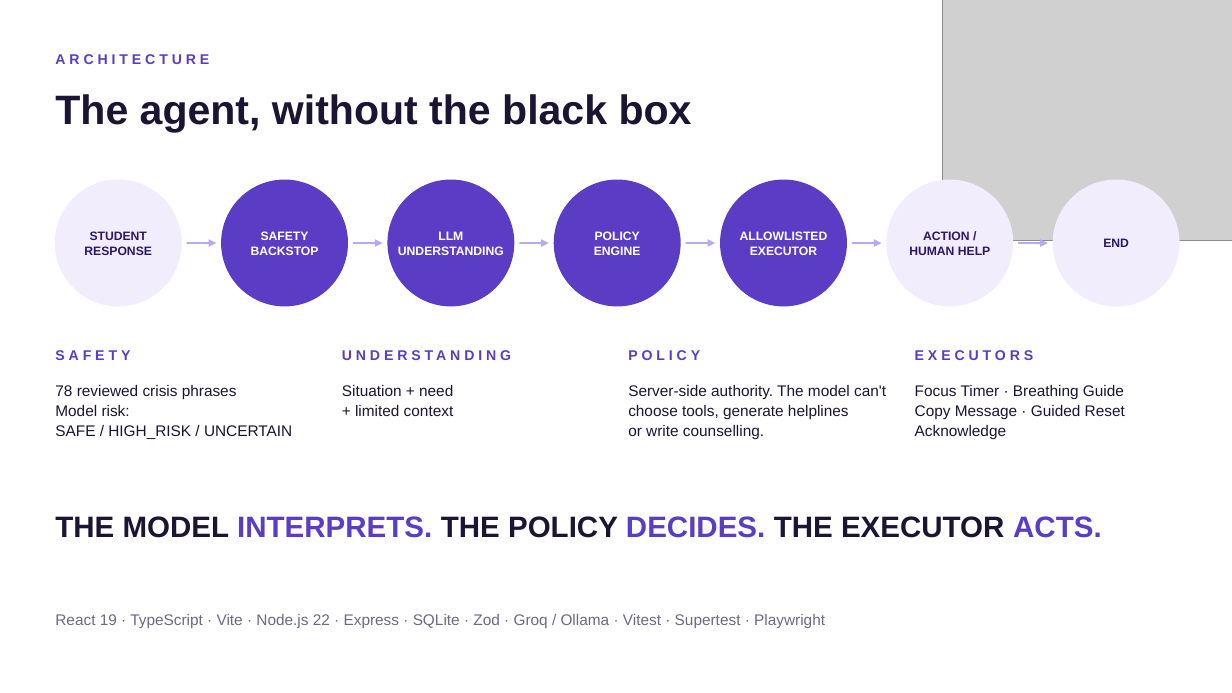
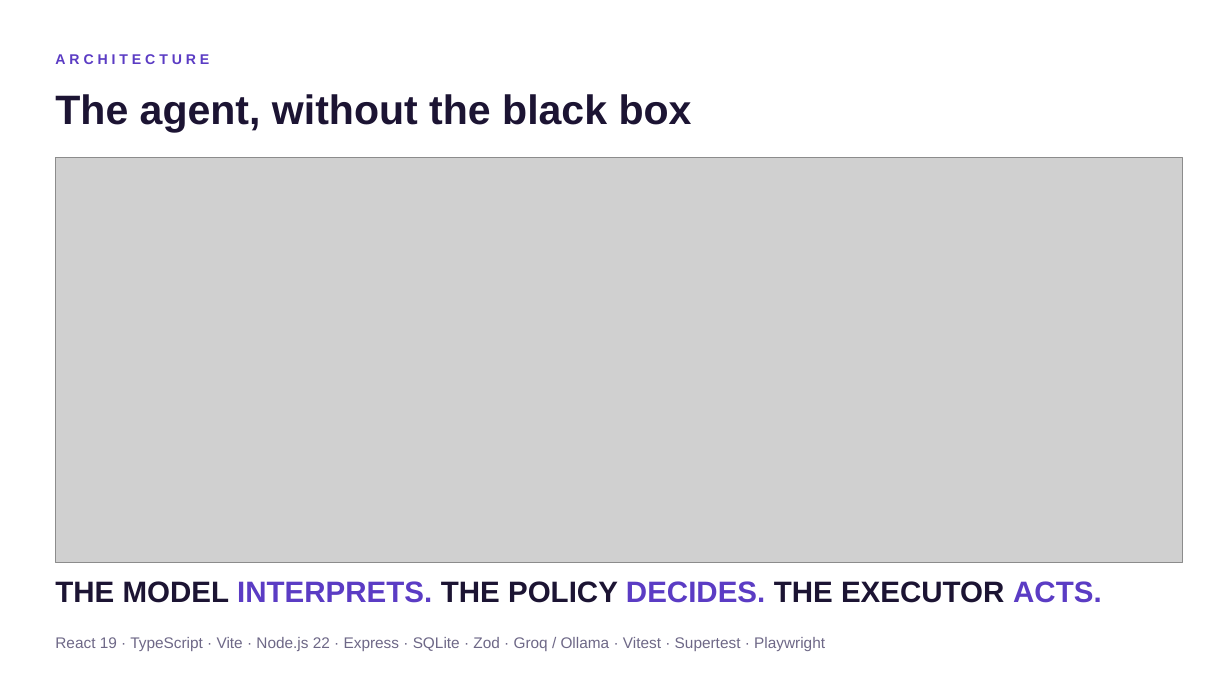
Before and after one commit to ShaanGS/Sustain-Agentic-Bootcamp-, a slide deck: slide 6 of deck/Still-pitch.pptx. Drawn at 1232x693 pixels with LibreOffice and Linux fonts; fonts in the diff are those of the drawing; grey boxes stand for pictures. Boxes give left, top, right and bottom in pixels: in the first picture for what was removed or moved away, otherwise in the second. Text is boxed around its words. In the diff, an @@ line names an element or a change of style, - is before the commit and + after.

```diff
--- a/deck/Still-pitch.pptx
+++ b/deck/Still-pitch.pptx
@@ picture removed at (x1=943, y1=0, x2=1232, y2=240) @@
@@ picture added at (x1=55, y1=157, x2=1183, y2=563) @@
@@ ellipse removed at (x1=55, y1=180, x2=181, y2=306) @@
@@ ellipse removed at (x1=222, y1=180, x2=348, y2=306) @@
@@ ellipse removed at (x1=388, y1=180, x2=514, y2=306) @@
@@ ellipse removed at (x1=555, y1=180, x2=680, y2=306) @@
@@ ellipse removed at (x1=721, y1=180, x2=847, y2=306) @@
@@ ellipse removed at (x1=887, y1=180, x2=1013, y2=306) @@
@@ ellipse removed at (x1=1054, y1=180, x2=1179, y2=306) @@
@@ text removed at (x1=84, y1=231, x2=152, y2=255) @@
-STUDENT
-RESPONSE
@@ text removed at (x1=251, y1=231, x2=319, y2=255) @@
-SAFETY
-BACKSTOP
@@ text removed at (x1=398, y1=231, x2=504, y2=255) @@
-LLM
-UNDERSTANDING
@@ text removed at (x1=594, y1=231, x2=641, y2=255) @@
-POLICY
-ENGINE
@@ text removed at (x1=740, y1=231, x2=828, y2=255) @@
-ALLOWLISTED
-EXECUTOR
@@ text removed at (x1=909, y1=231, x2=990, y2=255) @@
-ACTION /
-HUMAN HELP
@@ text removed at (x1=1103, y1=238, x2=1129, y2=247) @@
-END
@@ arrow removed from (187, 243) to (216, 243) @@
@@ arrow removed from (353, 243) to (383, 243) @@
@@ arrow removed from (519, 243) to (549, 243) @@
@@ arrow removed from (686, 243) to (715, 243) @@
@@ arrow removed from (852, 243) to (882, 243) @@
@@ arrow removed from (1019, 243) to (1048, 243) @@
@@ text removed at (x1=55, y1=350, x2=130, y2=360) @@
-SAFETY
@@ text removed at (x1=342, y1=347, x2=610, y2=374) @@
-UNDERSTANDING
@@ text removed at (x1=628, y1=350, x2=700, y2=360) @@
-POLICY
@@ text removed at (x1=915, y1=350, x2=1034, y2=360) @@
-EXECUTORS
@@ text removed at (x1=55, y1=385, x2=292, y2=439) @@
-78 reviewed crisis phrases
-Model risk:
-SAFE / HIGH_RISK / UNCERTAIN
@@ text removed at (x1=342, y1=385, x2=454, y2=416) @@
-Situation + need
-+ limited context
@@ text removed at (x1=628, y1=385, x2=886, y2=439) @@
-Server-side authority. The model can't
-choose tools, generate helplines
-or write counselling.
@@ text removed at (x1=915, y1=385, x2=1125, y2=439) @@
-Focus Timer · Breathing Guide
-Copy Message · Guided Reset
-Acknowledge
@@ text "THE MODEL INTERPRETS. THE POLICY ..." moved from (x1=55, y1=516, x2=1102, y2=538) to (x1=55, y1=581, x2=1102, y2=603) @@
@@ text "React 19 · TypeScript · ..." moved from (x1=55, y1=614, x2=825, y2=628) to (x1=55, y1=637, x2=825, y2=651) @@
```
Also in this commit, not shown: 2 other files.
